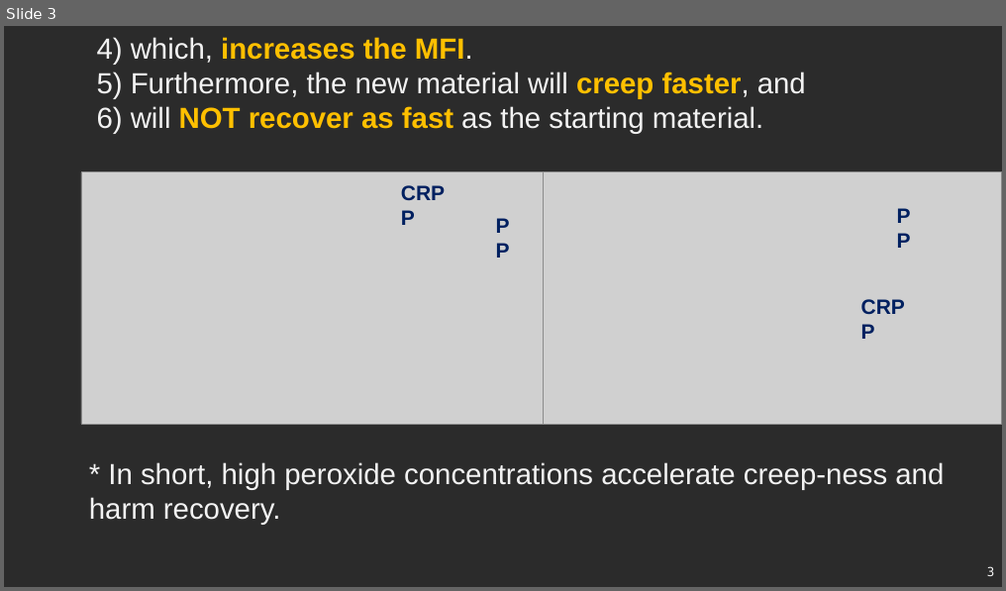
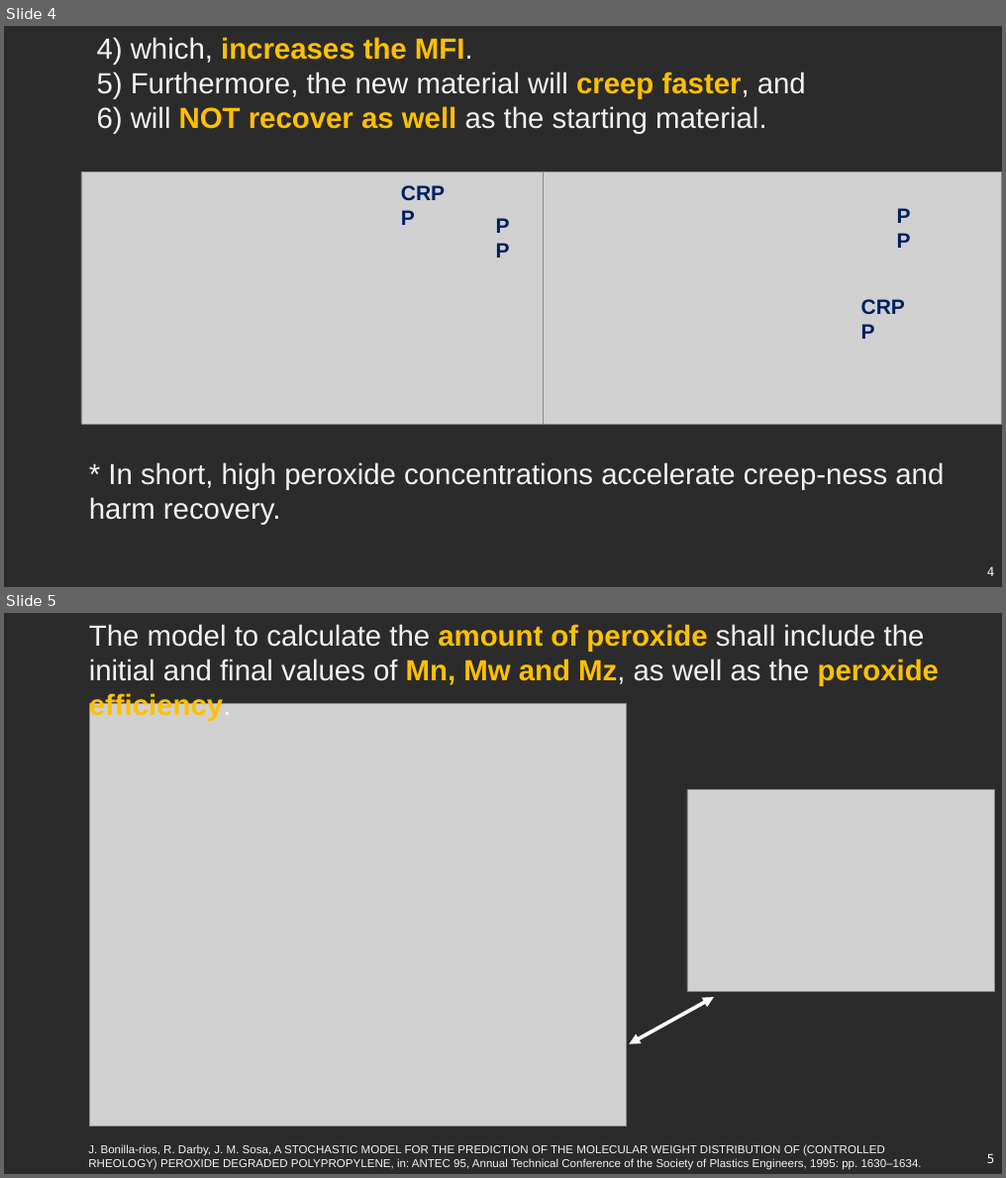
Before and after one commit to KiraSensei13/MNT_ITESM_courses, a slide deck: 3a.1.PlasticsAndCompositesEngineering/5_ClassActivity/5_SummerCase1/CRPP.pptx. Shown one above the other, each under a label of ours: slide 3 before the commit, slides 4 and 5 after it. The pictures are 1006x591 and 1006x1178 pixels, drawn with LibreOffice and Linux fonts; fonts in the diff are those of the drawing; grey boxes stand for pictures; background and template pictures are left out; a plain dark background stands for a picture behind light text. Boxes give left, top, right and bottom in pixels: in the first picture for what was removed or moved away, otherwise in the second. Text is boxed around its words. In the diff, an @@ line names an element or a change of style, - is before the commit and + after.

Commit message:
peroxide in PP

```diff
--- a/3a.1.PlasticsAndCompositesEngineering/5_ClassActivity/5_SummerCase1/CRPP.pptx
+++ b/3a.1.PlasticsAndCompositesEngineering/5_ClassActivity/5_SummerCase1/CRPP.pptx
@@ slide 5 added at (4,613,1002,1174), background picture (left out) @@
@@ text added at (89,624,939,686), 28 pt, text #F2F2F2 @@
+The model to calculate the amount of peroxide shall include the initial and final values of Mn, Mw and Mz, as well as the peroxide efficiency.
@@ picture added at (89,703,627,1127) @@
@@ picture added at (687,790,994,992) @@
@@ double arrow added from (629, 1045) to (714, 997), #FFFFFF 3.5 pt @@
@@ text added at (88,1145,922,1170), 11 pt, text #F2F2F2 @@
+J. Bonilla-rios, R. Darby, J. M. Sosa, A STOCHASTIC MODEL FOR THE PREDICTION OF THE MOLECULAR WEIGHT DISTRIBUTION OF (CONTROLLED RHEOLOGY) PEROXIDE DEGRADED POLYPROPYLENE, in: ANTEC 95, Annual Technical Conference of the Society of Plastics Engineers, 1995: pp. 1630–1634.
@@ page number added at (987,1155,995,1163), 12 pt, text #F2F2F2 @@
+5
@@ what was slide 3 is now slide 4 @@
@@ slide 4 changed as well @@
@@ text at (97,106,767,134): text changed @@
-6) will NOT recover as fast as the starting material.
+6) will NOT recover as well as the starting material.
@@ page number at (987,568,995,576): text changed @@
-3
+4
```
Also in this commit, not shown: 2 other slides changed, 1 other slide added, 3 other files.
